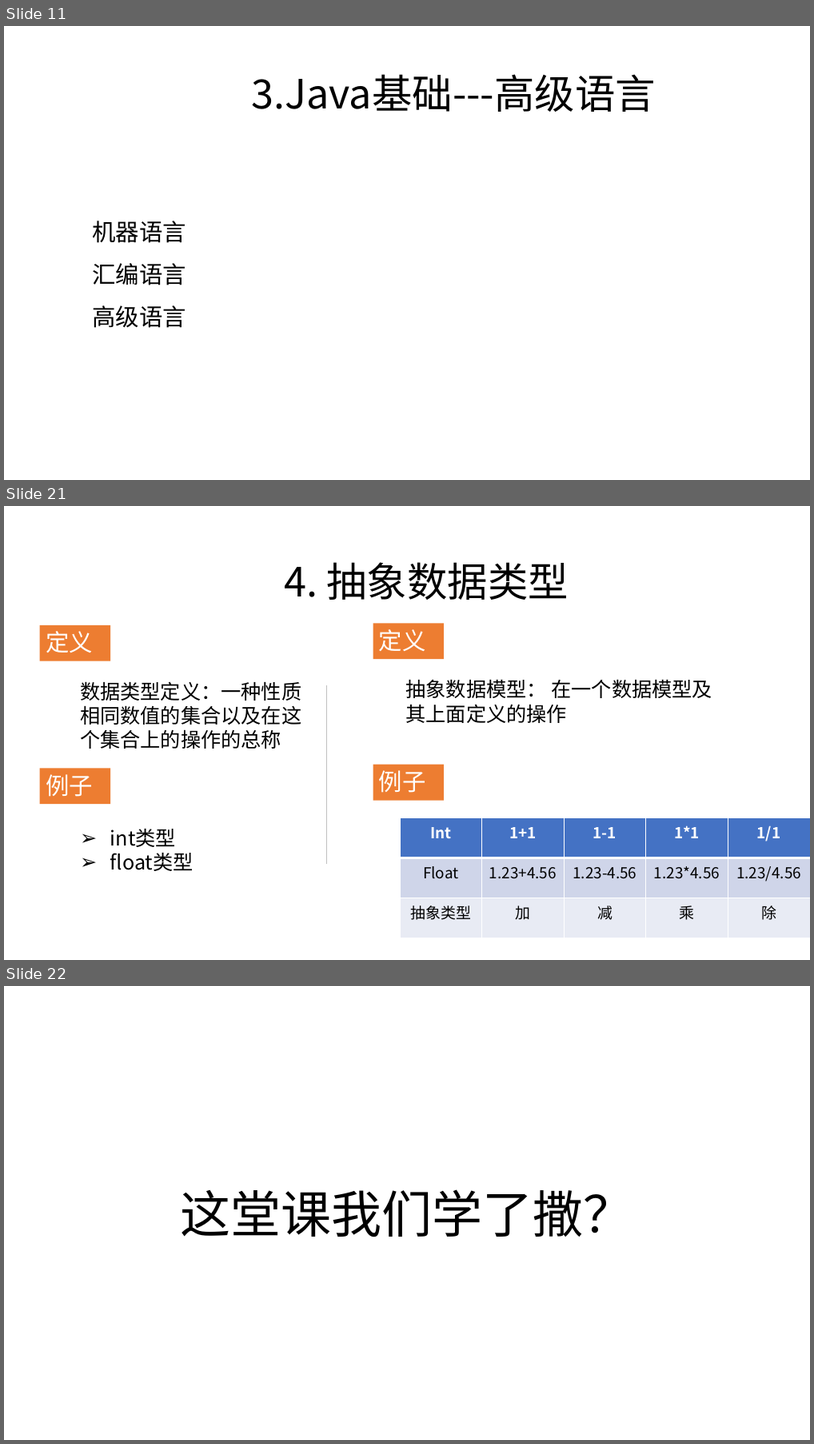
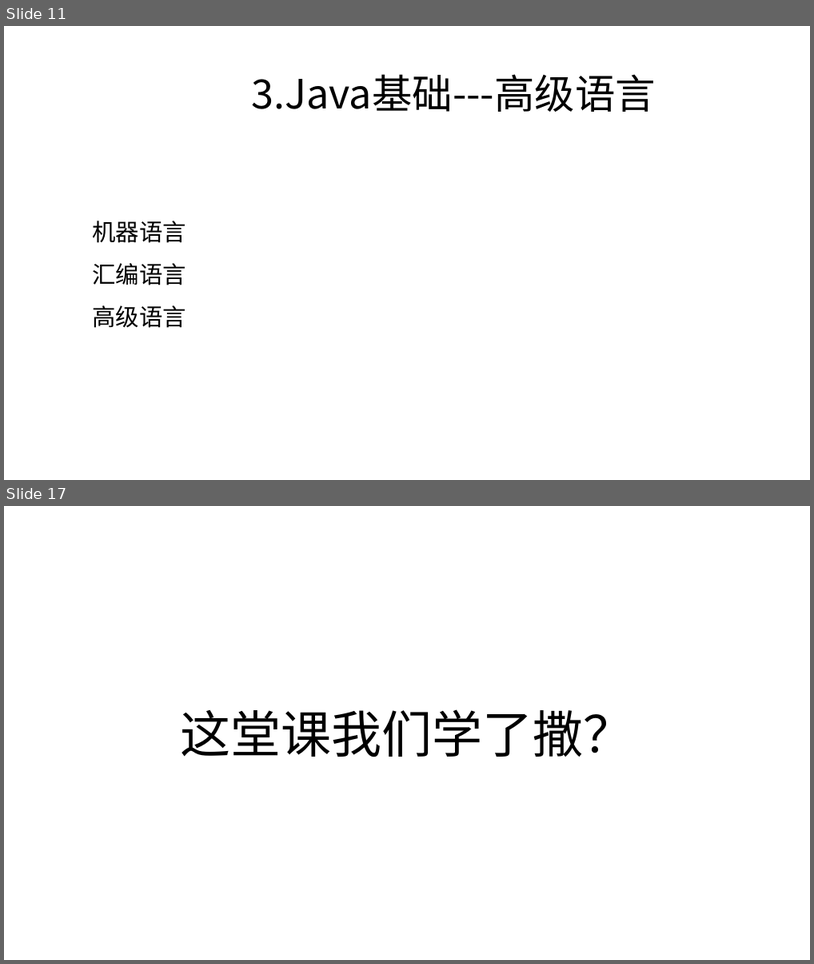
Before and after one commit to zjyesir/hmc_java_1, a slide deck: 1.1绪论.pptx. Shown one above the other, each under a label of ours: slides 11, 21 and 22 before the commit, slides 11 and 17 after it; the slides between them are not shown. The pictures are 814x1444 and 814x964 pixels, drawn with LibreOffice and Linux fonts; fonts in the diff are those of the drawing; background and template pictures are left out. Boxes give left, top, right and bottom in pixels: in the first picture for what was removed or moved away, otherwise in the second. Text is boxed around its words. In the diff, an @@ line names an element or a change of style, - is before the commit and + after.

```diff
--- a/1.1绪论.pptx
+++ b/1.1绪论.pptx
@@ slide 21 removed at (4, 506, 810, 960), background picture (left out) @@
@@ text removed at (284, 562, 569, 600) @@
-4. 抽象数据类型
@@ rectangle removed at (40, 625, 110, 661) @@
-定义
@@ rectangle removed at (374, 624, 445, 659) @@
-定义
@@ text removed at (80, 681, 302, 748) @@
-数据类型定义：一种性质相同数值的集合以及在这个集合上的操作的总称
@@ line removed from (327, 685) to (327, 864) @@
@@ text removed at (406, 679, 713, 723) @@
-抽象数据模型： 在一个数据模型及其上面定义的操作
@@ rectangle removed at (40, 768, 110, 804) @@
-例子
@@ rectangle removed at (374, 764, 445, 800) @@
-例子
@@ table removed at (400, 817, 810, 938), 3 rows, 5 columns @@
-Int | 1+1 | 1-1 | 1*1 | 1/1
-Float | 1.23+4.56 | 1.23-4.56 | 1.23*4.56 | 1.23/4.56
-抽象类型 | 加 | 减 | 乘 | 除
@@ text removed at (110, 828, 194, 871) @@
-➢ int类型
-➢ float类型
@@ what was slide 22 is now slide 17 @@
```
Also in this commit, not shown: 5 slides changed, 4 other slides removed.
